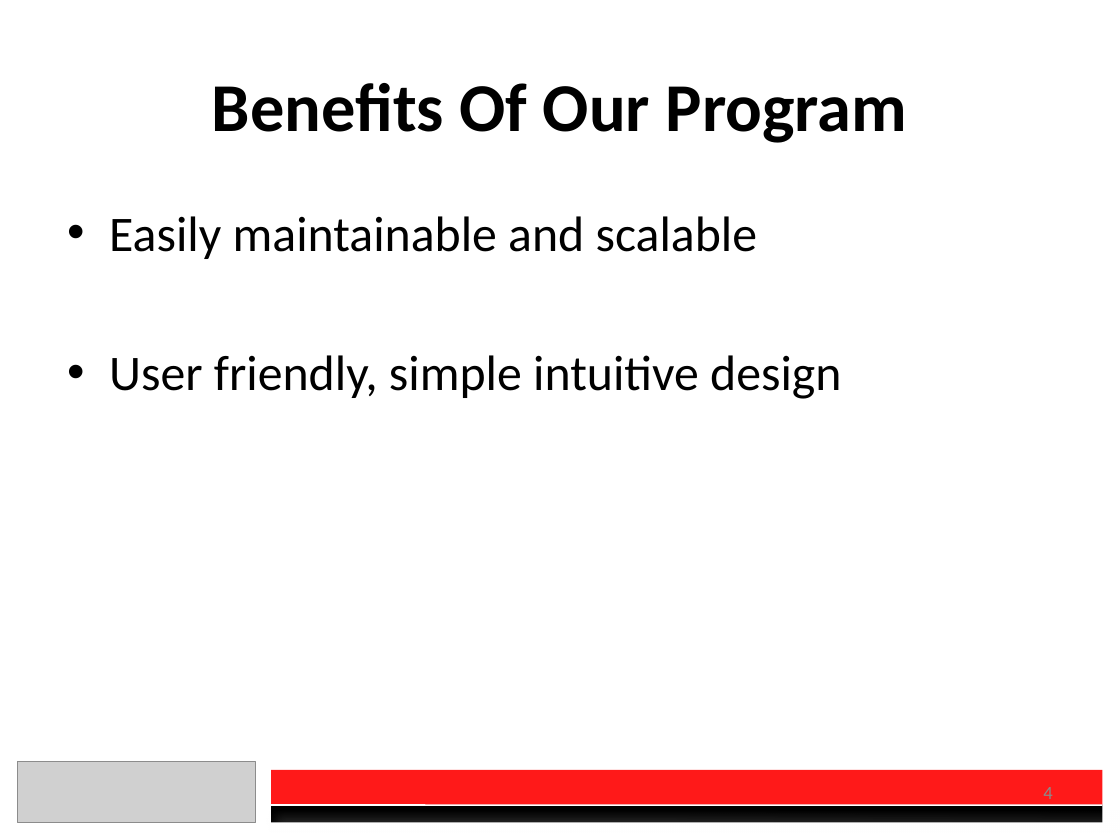
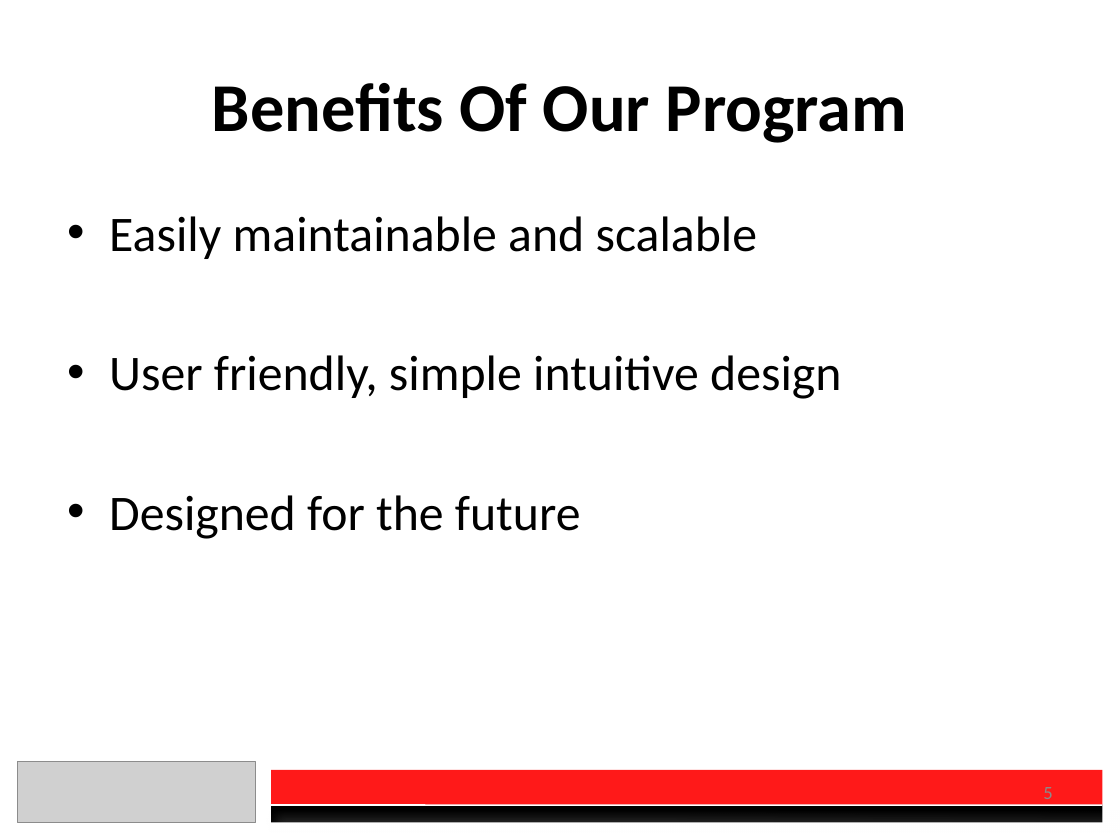
Before and after one commit to charberg/CEC2016, a slide deck: slide 5 of Presentation.pptx (slide 4 before the commit). Drawn at 1120x840 pixels with LibreOffice and Linux fonts; fonts in the diff are those of the drawing; grey boxes stand for pictures. Boxes give left, top, right and bottom in pixels: in the first picture for what was removed or moved away, otherwise in the second. Text is boxed around its words. In the diff, an @@ line names an element or a change of style, - is before the commit and + after.

```diff
--- a/Presentation.pptx
+++ b/Presentation.pptx
@@ text at [109, 495, 581, 539]: paragraph added @@
+• Designed for the future
@@ page number at [1043, 787, 1052, 805]: text changed @@
-4
+5
```
Also in this commit, not shown: 4 other slides changed, 1 slide added, 2 other files.
